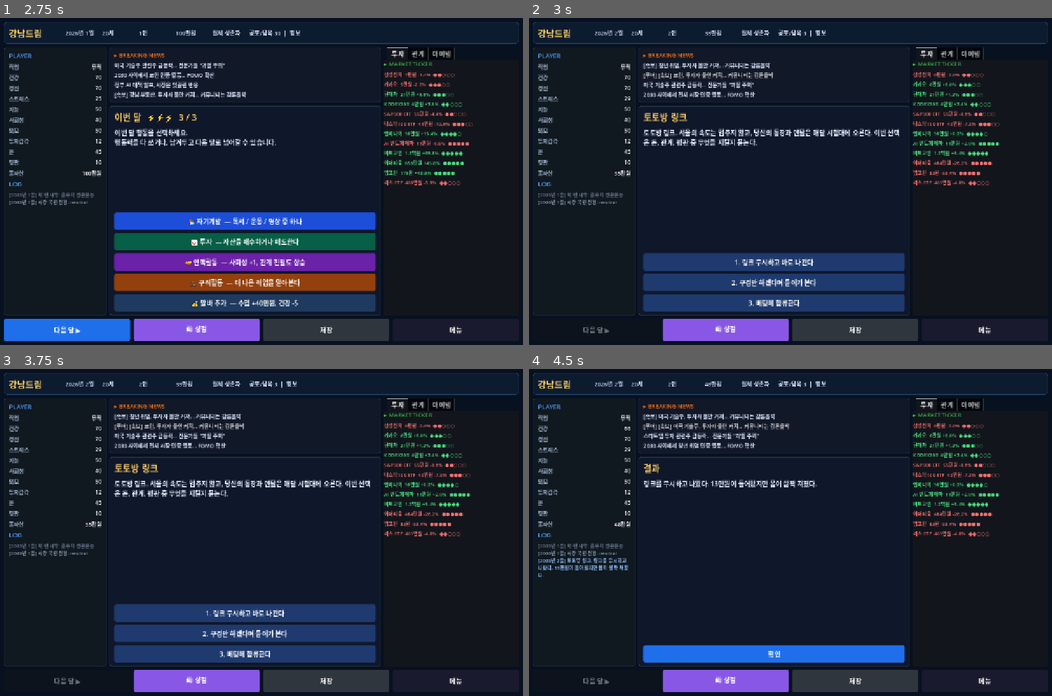
Above: before the commit, frames 1-4 (two rows, left to right).
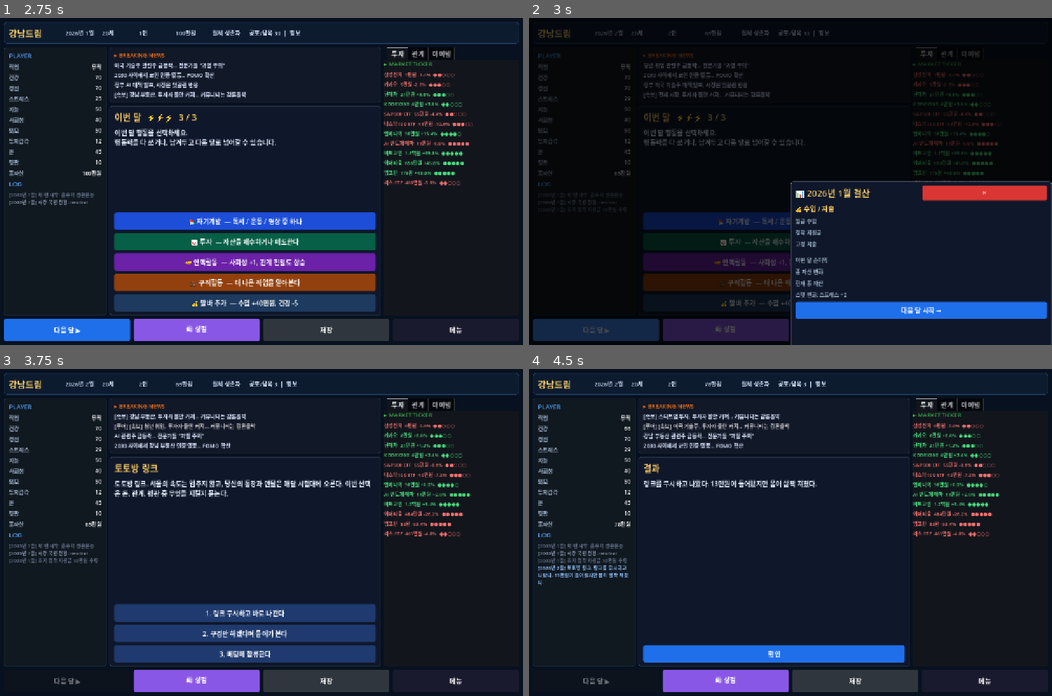
Above: after the commit, the same moments.

Repository: junheeleee/GangnamDream
Game: Godot game, scene res://scenes/StartMenu.tscn
The game is run twice, just before and just after one commit, with the same random seed, the same clock (stepped at 60 frames per second) and the same inputs.
Inputs (mouse positions are in pixels of both pictures, inside the frame that each line leads up to):
- Up to frame 1 (2.75 s): click "흙수저 생존본능" at 0.5 s; click "새 런 시작" at 1.25 s; click "1. 시작하기" at 2 s
- Up to frame 2 (3 s): click "다음 달 ▶" at 2.75 s
- Up to frame 3 (3.75 s): click (392, 660) at 3.5 s, where only the run after the commit has a clickable "다음 달 시작 →"
- Up to frame 4 (4.5 s): click "1. 링크 무시하고 바로 나간다" at 4.25 s

Frame 1 is identical in both runs. In frame 2, 52% of the frame differs, in the area x 0-100%, y 1-100%; in frame 3, 1.0%; in frame 4, 1.2%.

Commit message:
feat: monthly summary, market sparkline, job events x10, early difficulty ease

Diff:
--- a/autoloads/GameState.gd
+++ b/autoloads/GameState.gd
@@ -47,6 +47,7 @@
 var action_log: Array = []
 var flags: Dictionary = {}
 var market_prices: Dictionary = {}
+var price_history: Dictionary = {}
 var market_context = {
 	"fear_greed": 50,
 	"cycle": "neutral",
@@ -98,6 +99,7 @@
 	action_log = []
 	flags = {}
 	market_prices = {}
+	price_history = {}
 	market_context = {
 		"fear_greed": 50,
 		"cycle": "neutral",
@@ -393,6 +395,7 @@
 		"action_log": action_log,
 		"flags": flags,
 		"market_prices": market_prices,
+		"price_history": price_history,
 		"market_context": market_context,
 	}
 
--- a/content/events/life_events.json
+++ b/content/events/life_events.json
@@ -4444,5 +4444,411 @@
         "result_text": "인연이 아닌가보다 하고 넘겼다. 몸은 편했지만 왠지 허전한 하루였다."
       }
     ]
+  },
+  {
+    "id": "job_promotion_chance",
+    "title": "승진 평가 기간",
+    "description": "인사팀에서 분기 평가 결과를 공지했다. 당신은 후보 명단에 올라 있다. 상사가 눈여겨보고 있다는 말도 들렸다. 이번 기회를 어떻게 살릴지가 중요하다.",
+    "category": "job",
+    "rarity": "uncommon",
+    "weight": 1.4,
+    "hidden": false,
+    "conditions": {
+      "has_job": true,
+      "min_turn": 4
+    },
+    "tags": ["job", "career"],
+    "cooldown": 8,
+    "choices": [
+      {
+        "text": "야근도 마다하지 않고 성과를 낸다",
+        "effects": {
+          "monthly_income": 150000,
+          "stress": 10,
+          "health": -4,
+          "reputation": 5
+        },
+        "result_text": "두 달 내내 야근을 감수하며 결국 승진에 성공했다. 월급이 오르고 명함이 바뀌었지만, 몸은 한계를 느끼고 있었다."
+      },
+      {
+        "text": "평소대로 꾸준히 일하며 결과를 기다린다",
+        "effects": {
+          "stress": -3,
+          "reputation": 2,
+          "mental": 2
+        },
+        "result_text": "결과는 다음 분기로 미뤄졌다. 하지만 상사가 '꾸준한 사람'으로 기억해주기 시작했다."
+      },
+      {
+        "text": "상사에게 직접 의욕을 어필한다",
+        "effects": {
+          "social_skill": 3,
+          "reputation": 4,
+          "stress": 4
+        },
+        "result_text": "상사에게 직접 찾아가 의욕을 보였다. 이번 승진은 아니었지만 다음 기회는 확실히 가까워졌다."
+      }
+    ]
+  },
+  {
+    "id": "job_firing_risk",
+    "title": "구조조정 소문",
+    "description": "점심시간에 동료가 귓속말로 '이번 분기에 사람 자를 수도 있대'라고 전했다. 확인된 사실은 아니지만, 분위기가 심상치 않다.",
+    "category": "job",
+    "rarity": "uncommon",
+    "weight": 1.2,
+    "hidden": false,
+    "conditions": {
+      "has_job": true,
+      "min_turn": 5
+    },
+    "tags": ["job", "stress", "career"],
+    "cooldown": 10,
+    "choices": [
+      {
+        "text": "이직 준비를 병행하며 보험을 든다",
+        "effects": {
+          "stress": 8,
+          "social_skill": 4,
+          "mental": -2
+        },
+        "result_text": "낮에는 일하고 밤에는 이력서를 다듬었다. 구조조정은 결국 없었지만, 이직 루트를 열어둔 것 자체가 자산이 됐다."
+      },
+      {
+        "text": "성과로 증명하며 자리를 지킨다",
+        "effects": {
+          "health": -5,
+          "stress": 10,
+          "reputation": 6,
+          "monthly_income": 80000
+        },
+        "result_text": "위기를 기회로 삼아 실적을 끌어올렸다. 구조조정 명단에 내 이름은 없었고, 오히려 인정받는 계기가 됐다."
+      },
+      {
+        "text": "괜히 불안해하지 않고 무시한다",
+        "effects": {
+          "stress": -5,
+          "mental": 3
+        },
+        "result_text": "소문은 소문일 뿐이었다. 한 달 뒤 아무 일도 없었고, 불필요한 걱정에 에너지를 쓰지 않은 게 다행이었다."
+      }
+    ]
+  },
+  {
+    "id": "job_colleague_conflict",
+    "title": "동료와의 갈등",
+    "description": "같은 팀 동료가 당신의 아이디어를 자기 것인 양 발표했다. 팀장은 이미 그 동료를 칭찬했고, 당신만 아는 사실이다.",
+    "category": "job",
+    "rarity": "common",
+    "weight": 1.5,
+    "hidden": false,
+    "conditions": {
+      "has_job": true
+    },
+    "tags": ["job", "relationship", "stress"],
+    "cooldown": 7,
+    "choices": [
+      {
+        "text": "조용히 팀장에게 사실을 알린다",
+        "effects": {
+          "reputation": 5,
+          "stress": 6,
+          "social_skill": 2
+        },
+        "result_text": "팀장에게 조용히 이야기했다. 팀장은 상황을 파악하고 다음 회의부터 내 발언 기회를 늘려줬다. 동료와의 관계는 어색해졌지만 이름값은 높아졌다."
+      },
+      {
+        "text": "당장은 참고 다음 기회를 노린다",
+        "effects": {
+          "stress": 8,
+          "mental": -3
+        },
+        "result_text": "꾹 참고 넘어갔다. 속은 쓰렸지만 정면충돌을 피했다. 다음에는 반드시 이름을 먼저 새기겠다고 다짐했다."
+      },
+      {
+        "text": "동료에게 직접 따진다",
+        "effects": {
+          "stress": 5,
+          "social_skill": -2,
+          "reputation": -3
+        },
+        "result_text": "직접 따졌다. 동료는 당황했지만 분위기가 팽팽해졌고, 팀 전체가 어색해졌다. 속은 시원했지만 뒷맛이 좋지 않았다."
+      }
+    ]
+  },
+  {
+    "id": "job_overtime_request",
+    "title": "갑작스러운 야근 요청",
+    "description": "금요일 오후 5시, 팀장이 불렀다. '이번 주말에 잠깐 나와줄 수 있어? 중요한 프로젝트야.' 주말 계획이 있었는데.",
+    "category": "job",
+    "rarity": "common",
+    "weight": 1.6,
+    "hidden": false,
+    "conditions": {
+      "has_job": true
+    },
+    "tags": ["job", "stress", "health"],
+    "cooldown": 5,
+    "choices": [
+      {
+        "text": "흔쾌히 나오겠다고 한다",
+        "effects": {
+          "money": 120000,
+          "health": -6,
+          "stress": 8,
+          "reputation": 4
+        },
+        "result_text": "주말을 반납하고 출근했다. 특근 수당 12만원이 들어왔고 팀장의 신뢰를 얻었지만, 몸은 월요일부터 이미 지쳐 있었다."
+      },
+      {
+        "text": "다른 일정이 있다며 정중히 거절한다",
+        "effects": {
+          "mental": 4,
+          "stress": -4,
+          "reputation": -2
+        },
+        "result_text": "정중하게 거절했다. 팀장은 알겠다고 했지만 표정은 좋지 않았다. 주말은 온전히 쉬었고 다음 주 컨디션은 훨씬 좋았다."
+      },
+      {
+        "text": "조건부로 수락한다 (대체 휴가 요청)",
+        "effects": {
+          "stress": 3,
+          "reputation": 2,
+          "social_skill": 3
+        },
+        "result_text": "나오겠다고 하되 대체 휴가를 요청했다. 팀장은 고민하다 수락했다. 선을 지키면서도 협력적인 이미지를 줬다."
+      }
+    ]
+  },
+  {
+    "id": "job_performance_review",
+    "title": "연말 성과 면담",
+    "description": "연말 개인 성과 면담이 잡혔다. 팀장이 올해 성과와 내년 목표를 묻는다. 어떻게 대화를 이끌어가느냐에 따라 내년이 달라진다.",
+    "category": "job",
+    "rarity": "uncommon",
+    "weight": 1.3,
+    "hidden": false,
+    "conditions": {
+      "has_job": true,
+      "min_turn": 8
+    },
+    "tags": ["job", "career"],
+    "cooldown": 12,
+    "choices": [
+      {
+        "text": "연봉 인상을 직접 요청한다",
+        "effects": {
+          "monthly_income": 200000,
+          "stress": 7,
+          "reputation": 3
+        },
+        "result_text": "연봉 인상을 직접 요구했다. 처음엔 어색했지만 팀장은 검토하겠다고 했고, 다음 달 월급이 20만원 올랐다. 요구하지 않으면 아무것도 바뀌지 않는다."
+      },
+      {
+        "text": "올해 성과를 차분하게 정리해서 보여준다",
+        "effects": {
+          "reputation": 6,
+          "intelligence": 2,
+          "stress": 2
+        },
+        "result_text": "준비한 성과 자료를 꺼냈다. 팀장은 꼼꼼히 봤고 '다음 프로젝트 리더를 맡겨봐야겠다'고 했다. 차분한 준비가 빛을 발했다."
+      },
+      {
+        "text": "내년 목표를 크게 잡아 인상적으로 보인다",
+        "effects": {
+          "reputation": 2,
+          "stress": 5,
+          "mental": -2
+        },
+        "result_text": "야심찬 목표를 제시했다. 팀장은 기대한다고 했고, 이제 그 목표를 실제로 달성해야 하는 압박이 생겼다. 허세는 독이 될 수도 있다."
+      }
+    ]
+  },
+  {
+    "id": "job_workplace_mentor",
+    "title": "직장 선배의 제안",
+    "description": "5년 선배가 퇴근 후 따로 불렀다. '요즘 어때? 나는 네 나이 때 이걸 알았더라면 달라졌을 텐데.' 진짜 조언인지, 그냥 술 한 잔 하자는 건지 모르겠다.",
+    "category": "job",
+    "rarity": "uncommon",
+    "weight": 1.2,
+    "hidden": false,
+    "conditions": {
+      "has_job": true,
+      "min_turn": 3
+    },
+    "tags": ["job", "relationship", "career"],
+    "cooldown": 9,
+    "choices": [
+      {
+        "text": "진지하게 듣고 조언을 구한다",
+        "effects": {
+          "intelligence": 3,
+          "social_skill": 4,
+          "investment_skill": 2,
+          "stress": -2
+        },
+        "result_text": "선배의 말을 경청했다. 실전에서 배운 노하우들이 있었고, 그 중 몇 가지는 다음 달부터 바로 써먹을 수 있는 것들이었다. 좋은 멘토를 얻은 느낌이었다.",
+        "relationship_effects": [
+          {"id": "workplace_mentor", "name": "직장 선배", "type": "mentor", "affection": 20, "trust": 20}
+        ]
+      },
+      {
+        "text": "적당히 듣고 빨리 자리를 뜬다",
+        "effects": {
+          "stress": -3,
+          "social_skill": -1
+        },
+        "result_text": "대충 맞장구를 치다가 먼저 일어섰다. 선배는 아쉬워하는 눈치였다. 나중에 생각해보니 건질 말이 한두 개는 있었을 것 같았다."
+      },
+      {
+        "text": "술 한 잔 하며 솔직한 고민을 털어놓는다",
+        "effects": {
+          "mental": 5,
+          "stress": -5,
+          "social_skill": 3,
+          "money": -30000
+        },
+        "result_text": "술 한 잔 하며 고민을 털어놓았다. 선배도 솔직해졌다. 술값 3만원이 나갔지만 그것보다 훨씬 값진 대화였다.",
+        "relationship_effects": [
+          {"id": "workplace_mentor", "name": "직장 선배", "type": "mentor", "affection": 30, "trust": 30}
+        ]
+      }
+    ]
+  },
+  {
+    "id": "job_salary_delay",
+    "title": "월급 지연 통보",
+    "description": "이번 달 월급이 며칠 늦게 들어온다는 공지가 떴다. '자금 사정'이라고만 했다. 직원들 사이에서 불안한 기운이 감돈다.",
+    "category": "job",
+    "rarity": "rare",
+    "weight": 0.8,
+    "hidden": false,
+    "conditions": {
+      "has_job": true,
+      "min_turn": 6
+    },
+    "tags": ["job", "finance", "stress"],
+    "cooldown": 12,
+    "choices": [
+      {
+        "text": "회사 상황을 조용히 파악해본다",
+        "effects": {
+          "intelligence": 2,
+          "stress": 8,
+          "social_skill": 2
+        },
+        "result_text": "사람들과 이야기하고 재무제표를 들여다봤다. 일시적인 문제였지만, 이 회사의 체력이 생각보다 약하다는 걸 알게 됐다. 이직 카드를 손에 쥐어두기로 했다."
+      },
+      {
+        "text": "이직을 본격적으로 알아보기 시작한다",
+        "effects": {
+          "stress": 10,
+          "social_skill": 4,
+          "intelligence": 3
+        },
+        "result_text": "이력서를 바로 업데이트하고 지원을 시작했다. 월급은 며칠 뒤 들어왔지만, 이미 두 군데서 면접 제안이 왔다. 위기가 이직의 계기가 됐다."
+      },
+      {
+        "text": "별일 아니겠거니 하고 기다린다",
+        "effects": {
+          "stress": 4,
+          "mental": -2
+        },
+        "result_text": "며칠 후 월급이 들어왔다. 아무 일도 없었지만 그 며칠간의 불안은 꽤 소진됐다. 작은 일도 멘탈에 영향을 준다는 걸 느꼈다."
+      }
+    ]
+  },
+  {
+    "id": "job_new_project_lead",
+    "title": "신규 프로젝트 리더 제안",
+    "description": "팀장이 새로운 프로젝트 리더를 맡아보겠냐고 물었다. 추가 수당은 없지만 경력에 확실히 남는 기회다. 부담도 상당하다.",
+    "category": "job",
+    "rarity": "uncommon",
+    "weight": 1.1,
+    "hidden": false,
+    "conditions": {
+      "has_job": true,
+      "min_turn": 7,
+      "min_reputation": 5
+    },
+    "tags": ["job", "career", "stress"],
+    "cooldown": 11,
+    "choices": [
+      {
+        "text": "도전해보겠다고 한다",
+        "effects": {
+          "stress": 12,
+          "reputation": 8,
+          "intelligence": 4,
+          "social_skill": 4,
+          "health": -5
+        },
+        "result_text": "리더를 맡기로 했다. 두 달이 지옥 같았지만 프로젝트는 성공으로 마무리됐다. 팀 전체가 나를 달리 보기 시작했고, 이력서에 굵은 줄 하나가 생겼다."
+      },
+      {
+        "text": "아직 준비가 안 됐다며 다음 기회를 노린다",
+        "effects": {
+          "stress": -3,
+          "mental": 2
+        },
+        "result_text": "솔직하게 준비가 안 됐다고 했다. 팀장은 이해했고 다른 사람이 리더를 맡았다. 당장은 편했지만, 그 프로젝트 성과를 보며 약간의 후회가 들었다."
+      },
+      {
+        "text": "조건을 협상해본다 (추가 수당 요청)",
+        "effects": {
+          "stress": 6,
+          "social_skill": 5,
+          "money": 100000,
+          "reputation": 3
+        },
+        "result_text": "수락하되 추가 수당을 요청했다. 팀장이 잠시 고민하더니 10만원을 인정해줬다. 협상이 통했고, 리더 역할도 수행했다. 요구하는 사람이 된다는 건 이런 것이었다."
+      }
+    ]
+  },
+  {
+    "id": "job_quit_temptation",
+    "title": "퇴사 충동",
+    "description": "연속된 야근과 상사의 잔소리, 오늘따라 모든 게 지겹다. '그냥 다 때려치우고 싶다'는 생각이 스쳐간다.",
+    "category": "job",
+    "rarity": "common",
+    "weight": 1.4,
+    "hidden": false,
+    "conditions": {
+      "has_job": true,
+      "min_stress": 50
+    },
+    "tags": ["job", "stress", "mental"],
+    "cooldown": 6,
+    "choices": [
+      {
+        "text": "오늘은 그냥 퇴근하고 푹 쉰다",
+        "effects": {
+          "stress": -8,
+          "mental": 4,
+          "health": 2
+        },
+        "result_text": "정시 퇴근하고 집에서 쉬었다. 다음 날 아침, 어제의 충동은 사라져 있었다. 사람은 쉬어야 버틸 수 있다."
+      },
+      {
+        "text": "진지하게 이직을 준비하기 시작한다",
+        "effects": {
+          "stress": 5,
+          "social_skill": 3,
+          "intelligence": 2
+        },
+        "result_text": "충동을 실제 행동으로 바꿨다. 이력서를 정리하고 몇 군데 지원했다. 아직 퇴사는 아니지만, 선택지가 생겼다는 것만으로도 마음이 가벼워졌다."
+      },
+      {
+        "text": "실제로 사직서를 쓴다",
+        "effects": {
+          "mental": 8,
+          "stress": -15,
+          "monthly_income": -500000,
+          "money": -200000
+        },
+        "result_text": "사직서를 냈다. 마지막 날 짐을 싸며 홀가분했다. 하지만 다음 달 통장이 텅텅 비어가는 걸 보며 다시 구직 사이트를 열었다. 자유에는 대가가 있다.",
+        "flags": ["quit_job_event"]
+      }
+    ]
   }
 ]
--- a/scenes/MainGame.gd
+++ b/scenes/MainGame.gd
@@ -284,12 +284,35 @@
 	job_system.process_monthly_job()
 	relationship_system.process_monthly_relationships()
 	inventory_system.process_monthly_items()
+
+	# 초반 난이도 완화: 튜토리얼 3턴 동안 정착 지원금 30만원
+	var subsidy_applied = GameState.turn <= 3
+	if subsidy_applied:
+		GameState.add_money(300_000.0)
+		GameState.add_log("초기 정착 지원금 30만원 수령", "system")
+
+	# 결산 전 스냅샷
+	var snap = {
+		"date": GameState.get_date_string(),
+		"money_before": GameState.money,
+		"monthly_income": GameState.monthly_income,
+		"fixed_expense": GameState.fixed_expense,
+		"assets_before": GameState.get_total_asset_value(),
+		"health_before": GameState.health,
+		"mental_before": GameState.mental,
+		"stress_before": GameState.stress,
+		"actions": turn_action_log.duplicate(),
+		"subsidy": subsidy_applied,
+	}
+
 	GameState.apply_monthly_pressure()
 	GameState.advance_calendar()
-	if not GameState.is_game_over:
-		_begin_month()
-		SaveManager.autosave()
-	_refresh_all()
+	_refresh_all()
+
+	if GameState.is_game_over:
+		return
+	SaveManager.autosave()
+	_show_month_summary(snap)
 
 func _choose(index):
 	var choices: Array = current_event.get("choices", [])
@@ -598,11 +621,27 @@
 
 func _open_investments():
 	_open_modal("투자 / 매수·매도")
+	# 시장 분위기 표시
+	var fg = int(GameState.market_context.get("fear_greed", 50))
+	var cycle = str(GameState.market_context.get("cycle", "neutral"))
+	var cycle_kr = {"bull": "🟢 상승장", "bear": "🔴 하락장", "neutral": "⚪ 횡보"}.get(cycle, cycle)
+	var fg_color = "#f87171" if fg < 30 else ("#4ade80" if fg > 70 else "#ffd166")
+	var filled = int(float(fg) / 10.0)
+	var gauge = "█".repeat(filled) + "░".repeat(10 - filled)
+	modal_body.add_child(_label("📊 시장 분위기 — %s  |  공포/탐욕: %d  [%s]" % [cycle_kr, fg, gauge], 14, fg_color))
+	var sep_top = HSeparator.new()
+	sep_top.add_theme_color_override("color", Color("#334155"))
+	modal_body.add_child(sep_top)
 	for row in investment_system.get_asset_rows():
 		var asset_id = row["id"]
 		var price = float(row["price"])
 		var risk_str = "리스크 %d/5" % int(row.get("risk_level", 1))
-		modal_body.add_child(_label("%s  (%s)  현재가 %s" % [row["name"], risk_str, GameState.format_money(price)], 14, "#ffd166"))
+		var hist: Array = GameState.price_history.get(asset_id, [])
+		var sparkline = _price_sparkline(hist)
+		var last_color = "#dbe7ff"
+		if hist.size() >= 2:
+			last_color = "#4ade80" if float(hist[-1]) >= float(hist[-2]) else "#f87171"
+		modal_body.add_child(_label("%s  (%s)  현재가 %s  %s" % [row["name"], risk_str, GameState.format_money(price), sparkline], 14, last_color))
 		var buy_row = HBoxContainer.new()
 		buy_row.add_theme_constant_override("separation", 6)
 		for amount in [100_000, 500_000, 1_000_000]:
@@ -762,6 +801,93 @@
 	menu_btn.pressed.connect(_go_to_menu)
 	modal_body.add_child(menu_btn)
 
+func _show_month_summary(snap: Dictionary):
+	_open_modal("📊 %s 결산" % snap["date"])
+
+	# 수입/지출 섹션
+	var income = float(snap["monthly_income"])
+	var expense = float(snap["fixed_expense"])
+	var net = income - expense
+	var net_color = "#4ade80" if net >= 0 else "#f87171"
+
+	modal_body.add_child(_label("💰 수입 / 지출", 16, "#ffd166"))
+	var income_row = _summary_row("월급 수입", GameState.format_money(income), "#4ade80")
+	modal_body.add_child(income_row)
+	if bool(snap.get("subsidy", false)):
+		modal_body.add_child(_summary_row("정착 지원금", "+30만원", "#60a5fa"))
+	var expense_row = _summary_row("고정 지출", "-%s" % GameState.format_money(expense), "#f87171")
+	modal_body.add_child(expense_row)
+	var sep1 = HSeparator.new()
+	sep1.add_theme_color_override("color", Color("#334155"))
+	modal_body.add_child(sep1)
+	modal_body.add_child(_summary_row("이번 달 순이익", GameState.format_money(net), net_color))
+
+	# 자산 변화
+	var assets_now = GameState.get_total_asset_value()
+	var asset_delta = assets_now - float(snap["assets_before"])
+	var asset_color = "#4ade80" if asset_delta >= 0 else "#f87171"
+	var asset_sign = "+" if asset_delta >= 0 else ""
+	modal_body.add_child(_summary_row("총 자산 변화", "%s%s" % [asset_sign, GameState.format_money(asset_delta)], asset_color))
+	modal_body.add_child(_summary_row("현재 총 자산", GameState.format_money(assets_now), "#dbe7ff"))
+
+	# 행동 요약
+	if not snap["actions"].is_empty():
+		var sep2 = HSeparator.new()
+		sep2.add_theme_color_override("color", Color("#334155"))
+		modal_body.add_child(sep2)
+		modal_body.add_child(_label("⚡ 이번 달 행동", 16, "#ffd166"))
+		for entry in snap["actions"]:
+			modal_body.add_child(_wrap_label(entry, 13, "#c4c4c4"))
+
+	# 스탯 변화 (변화 있을 때만)
+	var stat_changes: Array = []
+	if GameState.health != int(snap["health_before"]):
+		var d = GameState.health - int(snap["health_before"])
+		stat_changes.append("건강 %s%d" % ["+" if d > 0 else "", d])
+	if GameState.mental != int(snap["mental_before"]):
+		var d = GameState.mental - int(snap["mental_before"])
+		stat_changes.append("정신력 %s%d" % ["+" if d > 0 else "", d])
+	if GameState.stress != int(snap["stress_before"]):
+		var d = GameState.stress - int(snap["stress_before"])
+		stat_changes.append("스트레스 %s%d" % ["+" if d > 0 else "", d])
+	if not stat_changes.is_empty():
+		modal_body.add_child(_wrap_label("스탯 변화: " + ", ".join(stat_changes), 13, "#94a3b8"))
+
+	var confirm_btn = _button("다음 달 시작 →", "#1f6feb")
+	confirm_btn.pressed.connect(func():
+		_close_modal()
+		_begin_month()
+		_refresh_all()
+	)
+	modal_body.add_child(confirm_btn)
+
+func _summary_row(label_text: String, value_text: String, value_color: String) -> HBoxContainer:
+	var row = HBoxContainer.new()
+	row.add_theme_constant_override("separation", 8)
+	var lbl = _label(label_text, 13, "#9fb3c8")
+	lbl.size_flags_horizontal = Control.SIZE_EXPAND_FILL
+	row.add_child(lbl)
+	var val = _label(value_text, 13, value_color)
+	val.horizontal_alignment = HORIZONTAL_ALIGNMENT_RIGHT
+	row.add_child(val)
+	return row
+
+func _price_sparkline(history: Array) -> String:
+	if history.size() < 2:
+		return "——"
+	var min_p = history.min()
+	var max_p = history.max()
+	var range_p = max_p - min_p
+	if range_p < 0.001:
+		return "━━━━━━"
+	var blocks = ["▁", "▂", "▃", "▄", "▅", "▆", "▇", "█"]
+	var result = ""
+	for p in history:
+		var idx = int((float(p) - min_p) / range_p * 7.0)
+		idx = clamp(idx, 0, 7)
+		result += blocks[idx]
+	return result
+
 func _restart_run():
 	_close_modal()
 	GameState.new_game()
--- a/systems/InvestmentSystem.gd
+++ b/systems/InvestmentSystem.gd
@@ -18,6 +18,7 @@
 		_roll_cycle()
 	for asset in DataRegistry.assets:
 		_update_asset(asset, news_items)
+	_record_price_history()
 	_apply_dividends()
 	portfolio_updated.emit()
 
@@ -134,6 +135,17 @@
 			bias += float(effect.get("power", 0.0))
 	return bias
 
+func _record_price_history():
+	for asset in DataRegistry.assets:
+		var id = str(asset.get("id", ""))
+		var price = float(GameState.market_prices.get(id, 0.0))
+		if not GameState.price_history.has(id):
+			GameState.price_history[id] = []
+		var hist: Array = GameState.price_history[id]
+		hist.append(price)
+		if hist.size() > 6:
+			hist.pop_front()
+
 func _apply_dividends():
 	for asset_id in GameState.portfolio:
 		var asset = DataRegistry.get_asset(asset_id)
